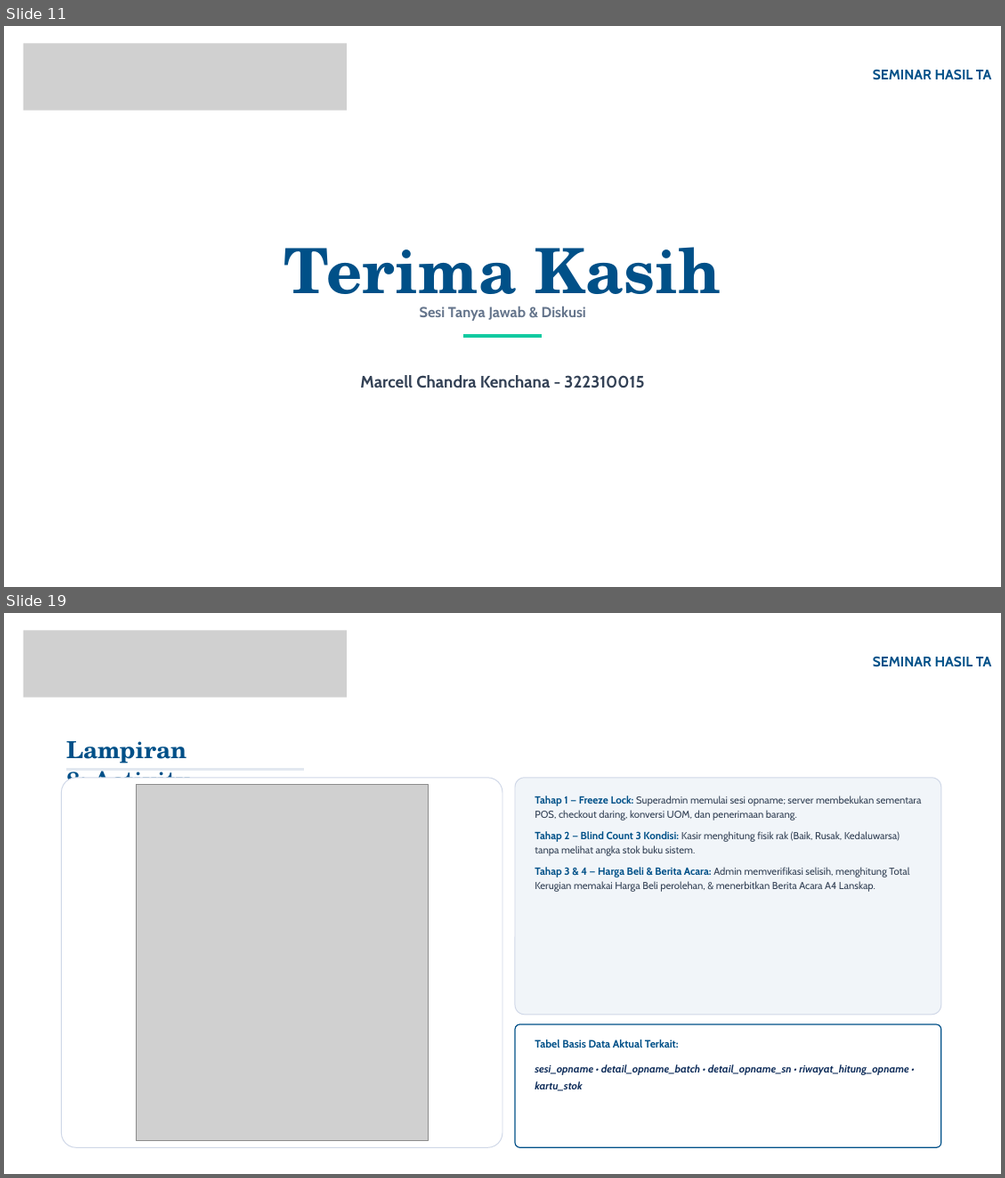
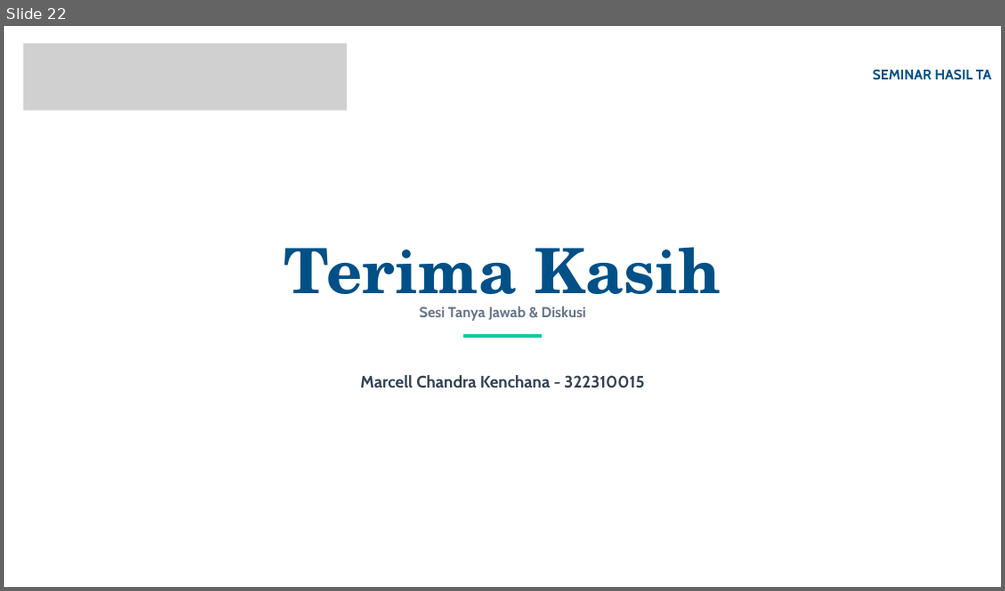
Before and after one commit to Marcell151/Sistem-Informasi-Inventori-Omnichannel-Zencare-Medical, a slide deck: lain/PPT/Seminar Hasil TA Final.pptx. Shown one above the other, each under a label of ours: slides 11 and 19 before the commit, slide 22 after it; the slides between them are not shown. The pictures are 1005x1178 and 1005x591 pixels, drawn with LibreOffice and Linux fonts; fonts in the diff are those of the drawing; grey boxes stand for pictures; background and template pictures are left out. Boxes give left, top, right and bottom in pixels: in the first picture for what was removed or moved away, otherwise in the second. Text is boxed around its words. In the diff, an @@ line names an element or a change of style, - is before the commit and + after.

```diff
--- a/lain/PPT/Seminar Hasil TA Final.pptx
+++ b/lain/PPT/Seminar Hasil TA Final.pptx
@@ slide 19 removed at (x1=4, y1=613, x2=1001, y2=1174), background picture (left out) @@
@@ picture removed at (x1=24, y1=631, x2=347, y2=698) @@
@@ text removed at (x1=873, y1=656, x2=992, y2=667) @@
-SEMINAR HASIL TA
@@ text removed at (x1=66, y1=741, x2=190, y2=886) @@
-Lampiran 8: Activity Siklus Stok Opname & Kartu Stok
@@ freeform shape removed at (x1=66, y1=769, x2=304, y2=771) @@
@@ rounded rectangle removed at (x1=61, y1=778, x2=502, y2=1147) @@
@@ picture removed at (x1=136, y1=785, x2=428, y2=1140) @@
@@ rounded rectangle removed at (x1=515, y1=778, x2=941, y2=1014) @@
@@ text removed at (x1=534, y1=795, x2=922, y2=892) @@
-Tahap 1 — Freeze Lock: Superadmin memulai sesi opname; server membekukan sementara POS, checkout daring, konversi UOM, dan penerimaan barang.
-Tahap 2 — Blind Count 3 Kondisi: Kasir menghitung fisik rak (Baik, Rusak, Kedaluwarsa) tanpa melihat angka stok buku sistem.
-Tahap 3 & 4 — Harga Beli & Berita Acara: Admin memverifikasi selisih, menghitung Total Kerugian memakai Harga Beli perolehan, & menerbitkan Berita Acara A4 Lanskap.
@@ rounded rectangle removed at (x1=515, y1=1024, x2=941, y2=1147) @@
@@ text removed at (x1=534, y1=1039, x2=679, y2=1047) @@
-Tabel Basis Data Aktual Terkait:
@@ text removed at (x1=534, y1=1064, x2=908, y2=1091) @@
-sesi_opname • detail_opname_batch • detail_opname_sn • riwayat_hitung_opname • kartu_stok
@@ freeform shape removed at (x1=824, y1=1137, x2=992, y2=1166) @@
@@ what was slide 11 is now slide 22 @@
```
Also in this commit, not shown: 8 slides changed, 11 slides added, 10 other slides removed, 24 other files.
